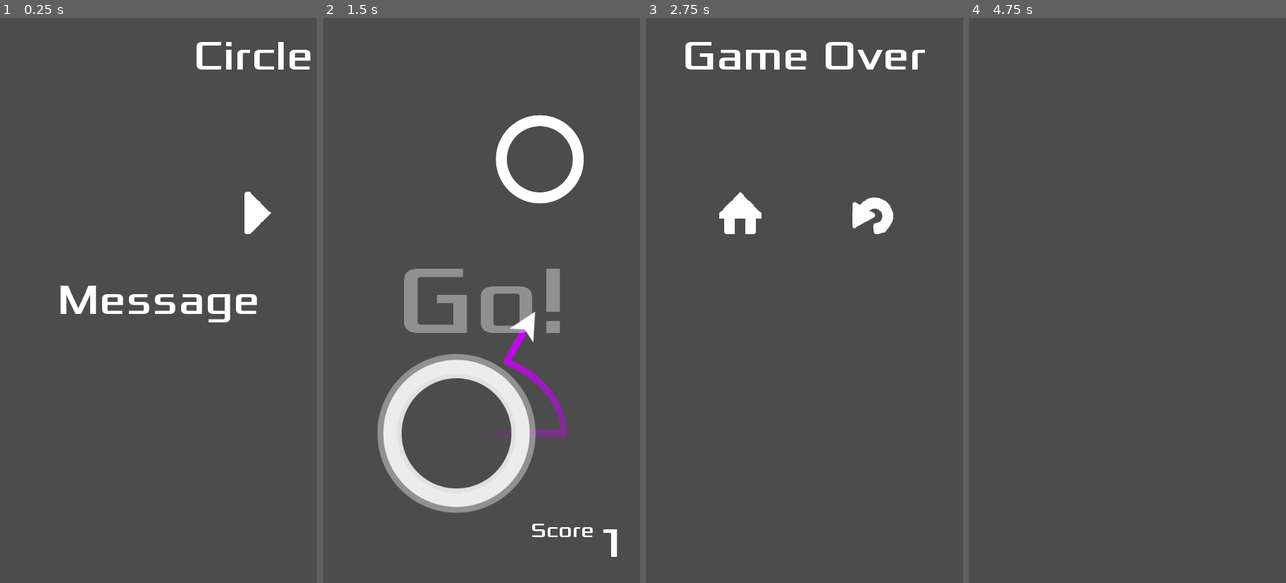
Above: before the commit, frames 1-4 (left to right).
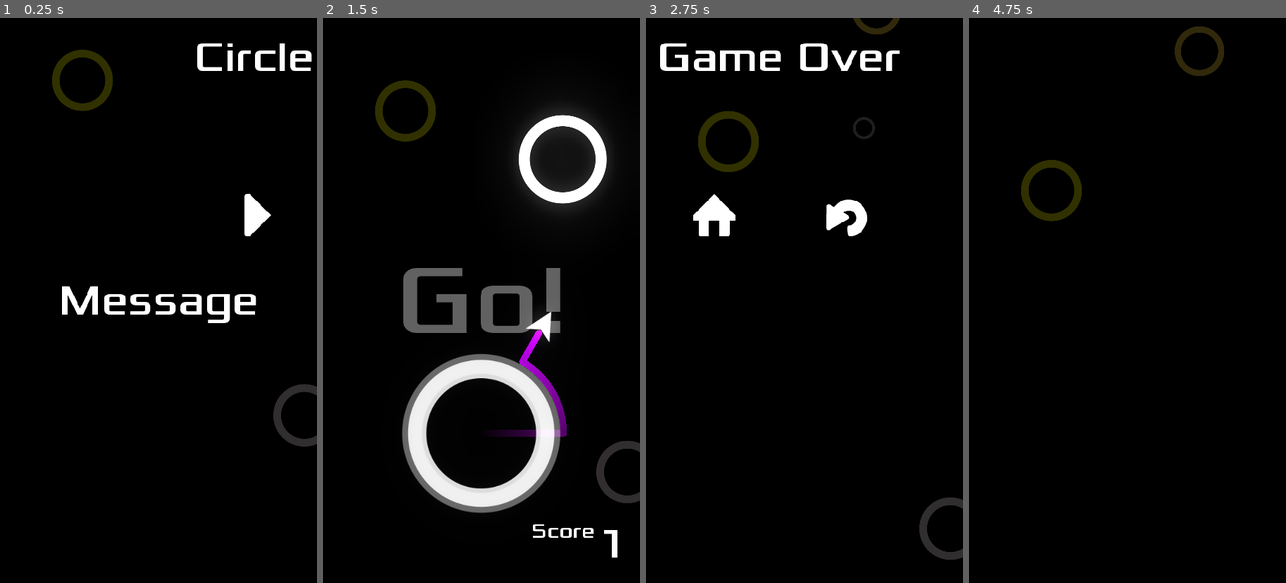
Above: after the commit, the same moments.

Repository: redawgts/KidsCanCode_CircleJump
Game: Godot game, scene res://Main.tscn
Same seed, same stepped clock (60 frames per second), same inputs: the game is played once before the commit and once after it.
Inputs (mouse positions are in pixels of both pictures, inside the frame that each line leads up to; where the layout moved, square brackets give the same spot in the first picture):
- Up to frame 1 (0.25 s): no input
- Up to frame 2 (1.5 s): click (414, 215) at 0.5 s; move the mouse to (551, 272) at 1.27 s; click (551, 272) at 1.42 s
- Up to frame 3 (2.75 s): move the mouse to (741, 328) at 2.02 s; click (741, 328) at 2.17 s
- Up to frame 4 (4.75 s): click (1168, 215) [1194, 215] at 2.75 s; move the mouse to (1159, 176) at 3.52 s; click (1159, 176) at 3.67 s; click (1162, 215) at 4.25 s

The runs differ from the first frame. In frame 1, 98% of the frame differs, in the area x 0-100%, y 0-100%; in frame 2, 98%; in frame 3, 99%; in frame 4, 100%.

Commit message:
Circle Jump: A Godot Mobile Game (Part 9)

Diff:
--- a/Main.tscn
+++ b/Main.tscn
@@ -1,9 +1,17 @@
-[gd_scene load_steps=5 format=2]
+[gd_scene load_steps=7 format=2]
 
 [ext_resource path="res://main.gd" type="Script" id=1]
 [ext_resource path="res://ui/screens.tscn" type="PackedScene" id=2]
 [ext_resource path="res://ui/hud.tscn" type="PackedScene" id=3]
 [ext_resource path="res://assets/audio/Music_Light-Puzzles.ogg" type="AudioStream" id=4]
+[ext_resource path="res://ui/background.tscn" type="PackedScene" id=5]
+
+[sub_resource type="Environment" id=1]
+background_mode = 4
+glow_enabled = true
+glow_intensity = 0.47
+glow_blend_mode = 0
+glow_hdr_threshold = 0.64
 
 [node name="Main" type="Node"]
 script = ExtResource( 1 )
@@ -25,4 +33,9 @@
 [node name="Music" type="AudioStreamPlayer" parent="."]
 stream = ExtResource( 4 )
 
+[node name="Background" parent="." instance=ExtResource( 5 )]
+
+[node name="WorldEnvironment" type="WorldEnvironment" parent="."]
+environment = SubResource( 1 )
+
 [connection signal="start_game" from="Screens" to="." method="new_game"]
--- a/Objects/Circle.gd
+++ b/Objects/Circle.gd
@@ -2,11 +2,11 @@
 
 enum Modes { STATIC, LIMITED }
 
-var radius := 100
+var radius = 100
 var rotation_speed := PI
 var mode = Modes.STATIC
-var move_range := 100
-var move_speed := 1.0
+var move_range = 0
+var move_speed = 1.0
 var num_orbits = 3
 var current_orbits = 0
 var orbit_start = null
--- a/main.gd
+++ b/main.gd
@@ -4,8 +4,8 @@
 var Jumper = preload("res://objects/jumper.tscn")
 
 var player
-var score := 0 setget set_score
-var level := 0
+var score = 0 setget set_score
+var level = 0
 
 
 func _ready() -> void:
--- a/project.godot
+++ b/project.godot
@@ -45,3 +45,4 @@
 [rendering]
 
 environment/default_environment="res://default_env.tres"
+quality/dynamic_fonts/use_oversampling=false
--- /dev/null
+++ b/ui/background.tscn
@@ -0,0 +1,32 @@
+[gd_scene load_steps=2 format=2]
+
+[ext_resource path="res://assets/images/circle_1.png" type="Texture" id=1]
+
+[node name="Background" type="CanvasLayer"]
+layer = -1
+
+[node name="ColorRect" type="ColorRect" parent="."]
+anchor_right = 1.0
+anchor_bottom = 1.0
+mouse_filter = 2
+color = Color( 0, 0, 0, 1 )
+
+[node name="CPUParticles2D" type="CPUParticles2D" parent="."]
+modulate = Color( 1, 1, 1, 0.196078 )
+position = Vector2( 240, -100 )
+rotation = 1.5708
+amount = 4
+lifetime = 20.0
+preprocess = 10.0
+texture = ExtResource( 1 )
+emission_shape = 2
+emission_rect_extents = Vector2( 1, 240 )
+direction = Vector2( 0, 0 )
+spread = 0.0
+gravity = Vector2( 0, 0 )
+initial_velocity = 75.0
+initial_velocity_random = 0.6
+scale_amount = 0.2
+scale_amount_random = 0.2
+hue_variation = 0.5
+hue_variation_random = 1.0
--- a/ui/screens.gd
+++ b/ui/screens.gd
@@ -22,7 +22,6 @@
 func register_buttons():
 	var buttons = get_tree().get_nodes_in_group("buttons")
 	for button in buttons:
-		print(button.name)
 		button.connect("pressed", self, "_on_button_pressed", [button])
 
 
